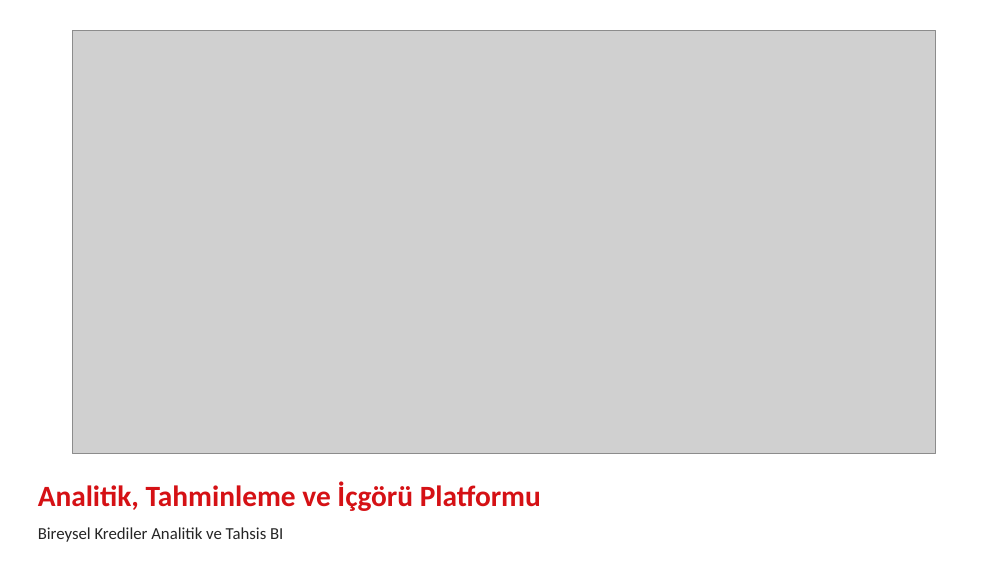
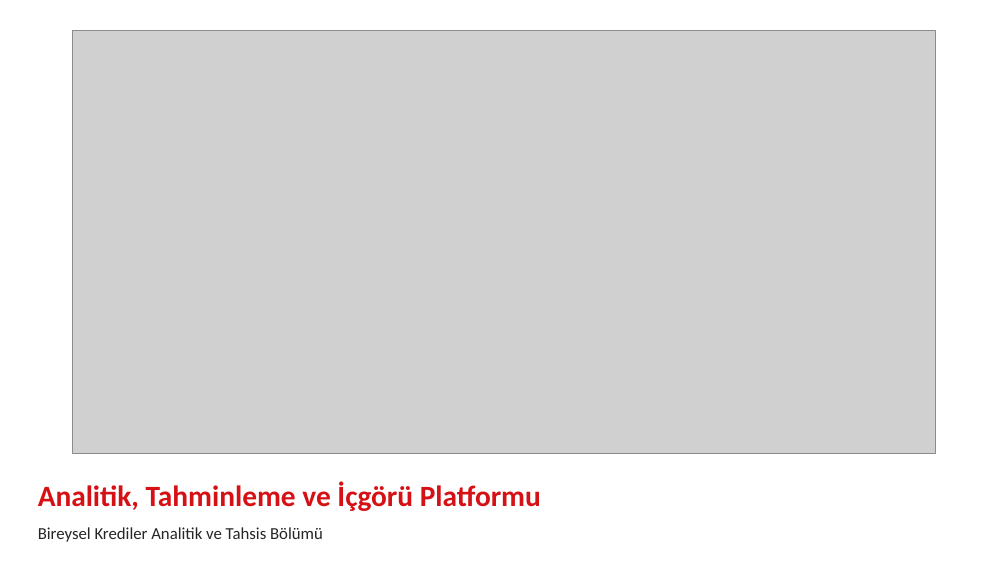
Before and after one commit to canmergen/amp, a slide deck: slide 1 of analitik_modelleme_platformu_GUNCEL/sunum/Platform_Sunum_Sade.pptx. Drawn at 1008x567 pixels with LibreOffice and Linux fonts; fonts in the diff are those of the drawing; grey boxes stand for pictures. Boxes give left, top, right and bottom in pixels: in the first picture for what was removed or moved away, otherwise in the second. Text is boxed around its words. In the diff, an @@ line names an element or a change of style, - is before the commit and + after.

```diff
--- a/analitik_modelleme_platformu_GUNCEL/sunum/Platform_Sunum_Sade.pptx
+++ b/analitik_modelleme_platformu_GUNCEL/sunum/Platform_Sunum_Sade.pptx
@@ text at [38, 527, 323, 542]: text changed @@
-Bireysel Krediler Analitik ve Tahsis BI
+Bireysel Krediler Analitik ve Tahsis Bölümü
```
Also in this commit, not shown: 4 other slides changed, 1 slide added, 1 slide removed, 3 other files.
